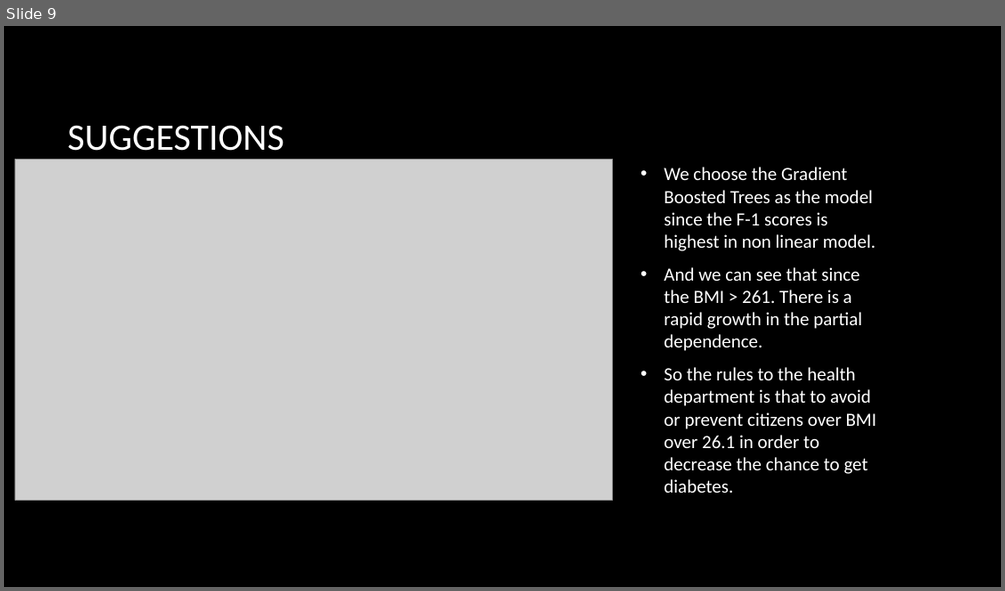
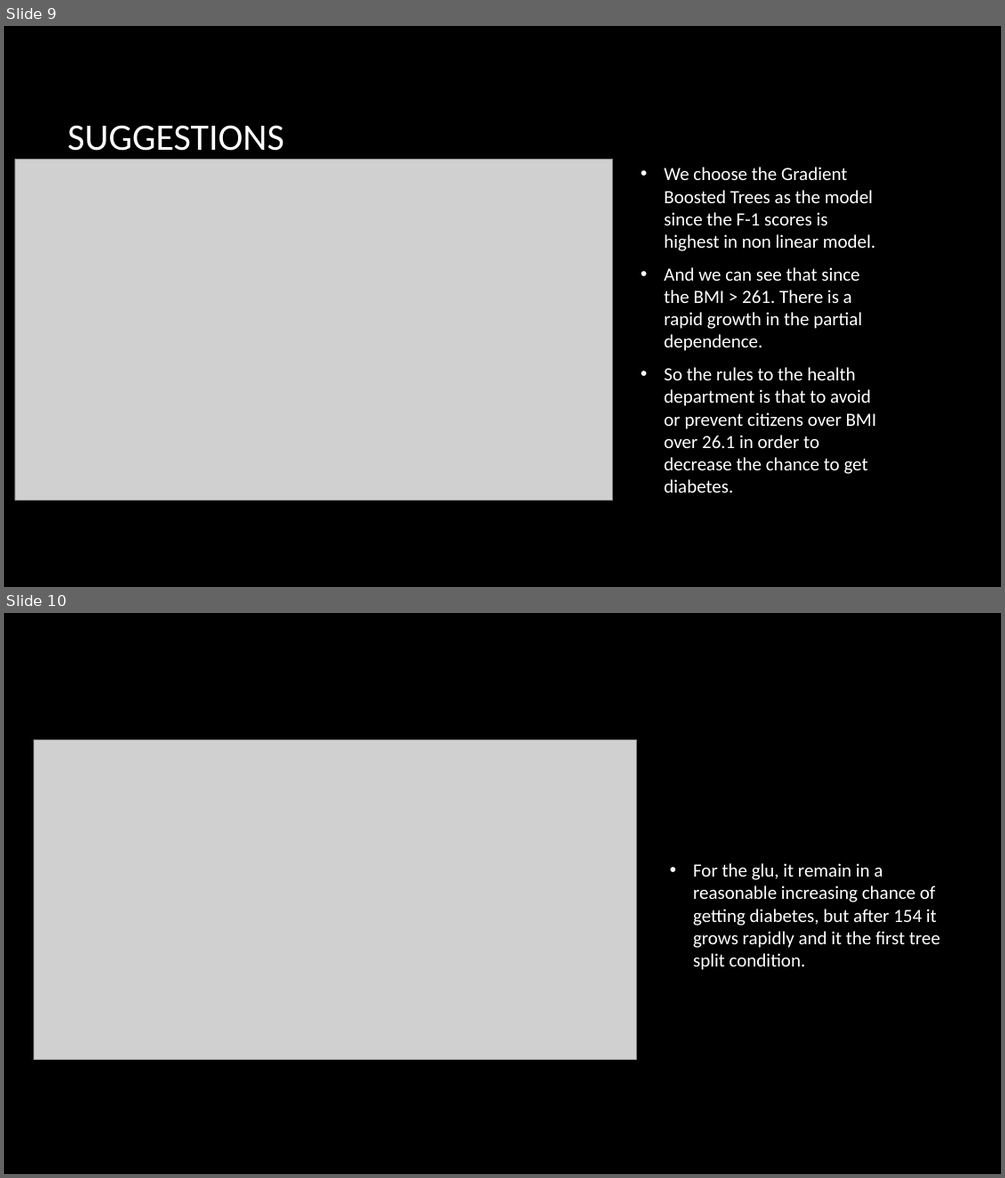
Before and after one commit to whylovegithub/MITA_First_Year, a slide deck: ABI/hw/hw5/assignment5.pptx. Shown one above the other, each under a label of ours: slide 9 before the commit, slides 9 and 10 after it. The pictures are 1005x591 and 1005x1178 pixels, drawn with LibreOffice and Linux fonts; fonts in the diff are those of the drawing; grey boxes stand for pictures; background and template pictures are left out. Boxes give left, top, right and bottom in pixels: in the first picture for what was removed or moved away, otherwise in the second. Text is boxed around its words. In the diff, an @@ line names an element or a change of style, - is before the commit and + after.

```diff
--- a/ABI/hw/hw5/assignment5.pptx
+++ b/ABI/hw/hw5/assignment5.pptx
@@ slide 10 added at (x1=4, y1=613, x2=1001, y2=1174), background picture (left out) @@
@@ picture added at (x1=34, y1=739, x2=636, y2=1060) @@
@@ text added at (x1=693, y1=863, x2=940, y2=970), 18 pt, text #FFFFFF @@
+• For the glu, it remain in a reasonable increasing chance of getting diabetes, but after 154 it grows rapidly and it the first tree split condition.
```
Also in this commit, not shown: 3 other slides added.
